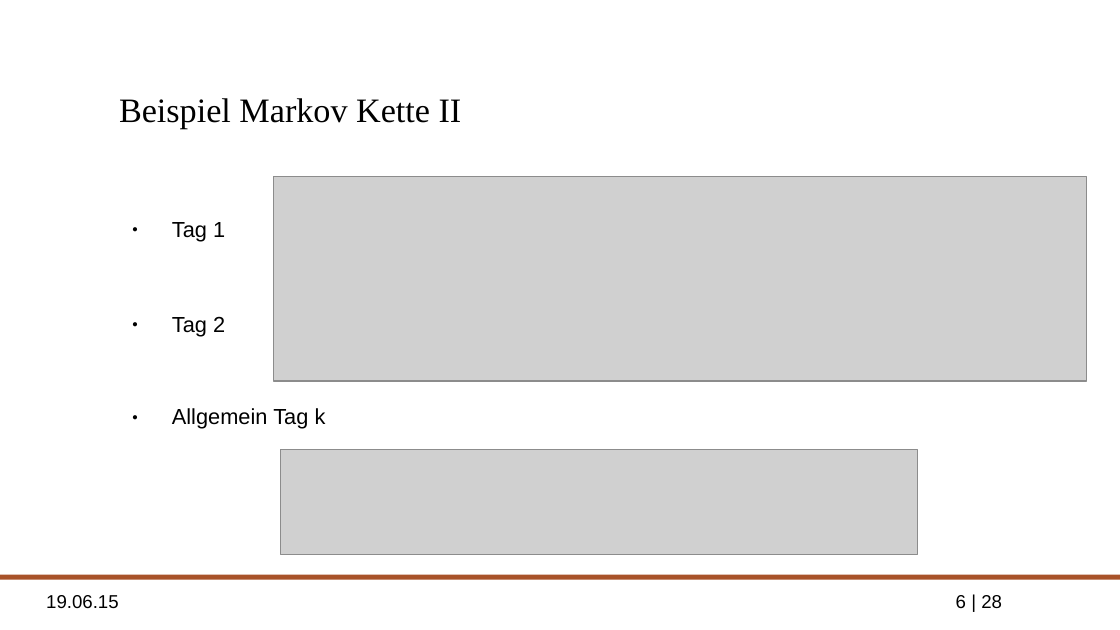
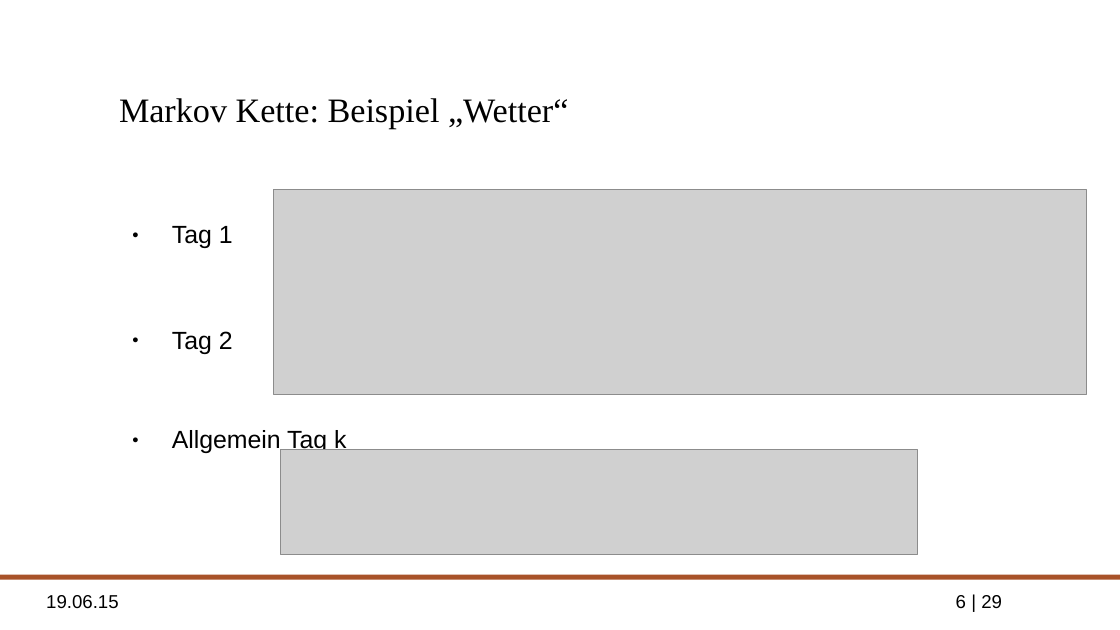
Before and after one commit to ppasler/Formale-Methoden-HMM, a slide deck: slide 6 of presentation/hidden_markov_pasler.odp. Drawn at 1120x630 pixels with LibreOffice and Linux fonts; fonts in the diff are those of the drawing; grey boxes stand for pictures; background and template pictures are left out. Boxes give left, top, right and bottom in pixels: in the first picture for what was removed or moved away, otherwise in the second. Text is boxed around its words. In the diff, an @@ line names an element or a change of style, - is before the commit and + after.

```diff
--- a/presentation/hidden_markov_pasler.odp
+++ b/presentation/hidden_markov_pasler.odp
@@ title at [119,98,568,129]: text changed @@
-Beispiel Markov Kette II
+Markov Kette: Beispiel „Wetter“
@@ text "Tag 1" at [172,226,346,454]: size 14 to 16 pt @@
@@ picture: place and size @@
-picture at [273,176,1086,381]
+picture at [273,189,1086,394]
@@ page number at [956,595,1002,608]: text changed @@
-6 | 28
+6 | 29
```
Also in this commit, not shown: 11 other slides changed, 4 slides added, 3 slides removed, 2 other files.
